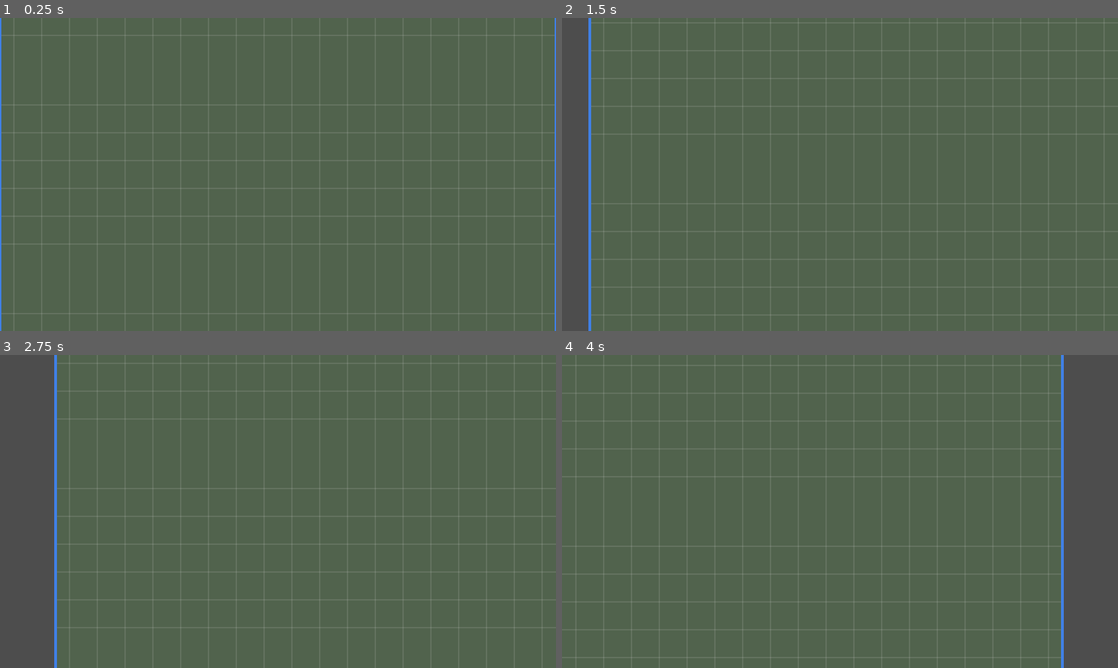
Above: before the commit, frames 1-4 (two rows, left to right).
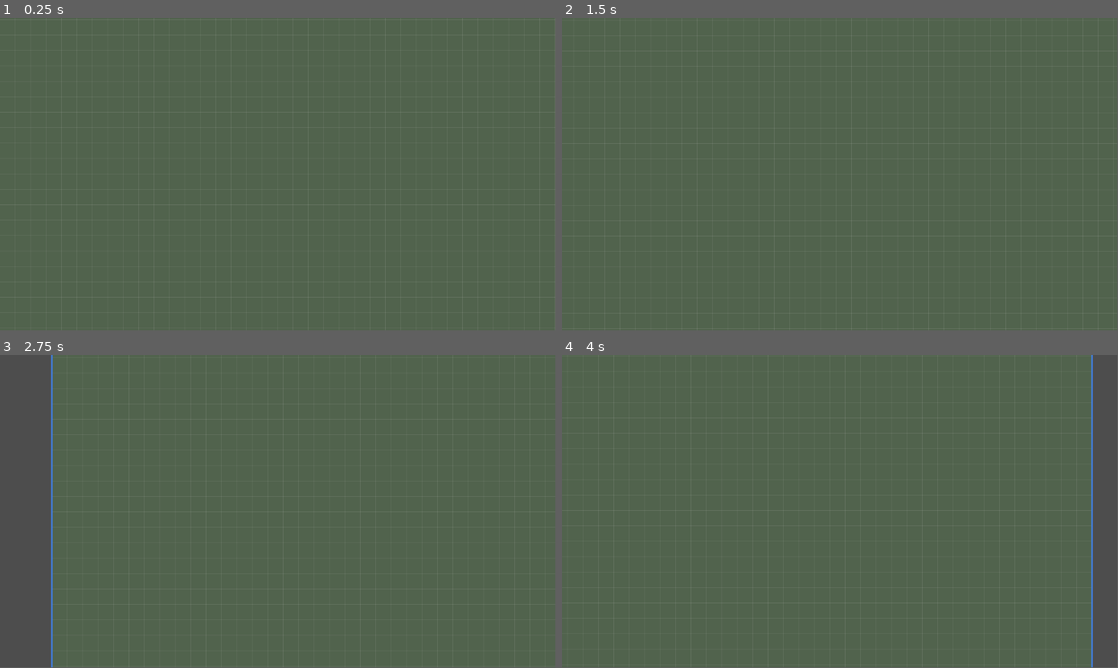
Above: after the commit, the same moments.

Repository: YazarKemal/ClashGame
Game: Godot game, scene res://scenes/main.tscn
Same seed, same stepped clock (60 frames per second), same inputs: the game is played once before the commit and once after it.
Inputs (mouse positions are in pixels of both pictures, inside the frame that each line leads up to):
- Up to frame 1 (0.25 s): no input
- Up to frame 2 (1.5 s): tap Enter at 0.5 s; move the mouse to (962, 158) at 0.52 s; click (962, 158) at 0.67 s; tap Space at 1.25 s; drag from (728, 190) to (812, 237) at 1.27 s
- Up to frame 3 (2.75 s): tap Enter at 2 s; move the mouse to (333, 442) at 2.02 s; click (333, 442) at 2.17 s
- Up to frame 4 (4 s): tap Space at 2.75 s; drag from (812, 574) to (673, 464) at 2.77 s; tap Enter at 3.5 s; move the mouse to (1006, 558) at 3.52 s; click (1006, 558) at 3.67 s
In our replay, the window is 800x450 before the commit and 799x449 after it. These sizes can differ from the game's own. Grey fills any space a smaller window leaves; there, only what the larger window draws over its background counts as a difference.

The runs differ from the first frame. In frame 1, 0.7% of the frame differs, in the area x 0-100%, y 0-100%; in frame 2, 1.2%; in frame 3, 1.1%; in frame 4, 1.5%, in the area x 2-96%, y 0-100%.
Error after the commit: Invalid access to property or key 'pressed' on a base object of type 'null instance'. (res://scripts/ui.gd:26)

Commit message:
feat: add building placement mechanic
Co-Authored-By: Claude Opus 4.7 <noreply@anthropic.com>

Diff:
--- a/project.godot
+++ b/project.godot
@@ -15,18 +15,5 @@
 [application]
 
 config/name="ClashGame"
-run/main_scene="res://scenes/main.tscn"
+run/main_scene="uid://bcmgmainvill0"
 config/features=PackedStringArray("4.7", "Mobile")
-
-[display]
-
-window/size/viewport_width=1280
-window/size/viewport_height=720
-window/stretch/mode="canvas_items"
-window/stretch/aspect="expand"
-window/handheld/orientation=0
-
-[input_devices]
-
-pointing/emulate_touch_from_mouse=true
-pointing/emulate_mouse_from_touch=true
--- /dev/null
+++ b/scenes/building.tscn
@@ -0,0 +1,15 @@
+[gd_scene load_steps=2 format=3]
+
+[ext_resource type="Script" path="res://scripts/building.gd" id="1_building"]
+
+[node name="Building" type="Node2D"]
+script = ExtResource("1_building")
+
+[node name="Body" type="Polygon2D" parent="."]
+color = Color(0.55, 0.6, 0.7, 1)
+
+[node name="Label" type="Label" parent="."]
+theme_override_colors/font_color = Color(1, 1, 1, 1)
+theme_override_font_sizes/font_size = 14
+horizontal_alignment = 1
+vertical_alignment = 1
--- a/scenes/main.tscn
+++ b/scenes/main.tscn
@@ -1,12 +1,21 @@
-[gd_scene load_steps=3 format=3 uid="uid://bcmgmainvill0"]
+[gd_scene load_steps=5 format=3 uid="uid://bcmgmainvill0"]
 
 [ext_resource type="Script" path="res://scripts/village_ground.gd" id="1_ground"]
 [ext_resource type="Script" path="res://scripts/touch_camera.gd" id="2_touchcam"]
+[ext_resource type="Script" path="res://scripts/building_manager.gd" id="3_manager"]
+[ext_resource type="Script" path="res://scripts/ui.gd" id="4_ui"]
 
 [node name="Main" type="Node2D"]
 
 [node name="VillageGround" type="Node2D" parent="."]
 script = ExtResource("1_ground")
 
+[node name="BuildingManager" type="Node2D" parent="."]
+script = ExtResource("3_manager")
+
 [node name="Camera2D" type="Camera2D" parent="."]
 script = ExtResource("2_touchcam")
+
+[node name="UI" type="CanvasLayer" parent="."]
+script = ExtResource("4_ui")
+manager_path = NodePath("../BuildingManager")
--- /dev/null
+++ b/scenes/ui.tscn
@@ -0,0 +1,45 @@
+[gd_scene load_steps=2 format=3]
+
+[ext_resource type="Script" path="res://scripts/ui.gd" id="1_ui"]
+
+[node name="UI" type="CanvasLayer"]
+script = ExtResource("1_ui")
+
+[node name="BuildButton" type="Button" parent="."]
+anchors_preset = 2
+anchor_top = 1.0
+anchor_bottom = 1.0
+offset_left = 16.0
+offset_top = -72.0
+offset_right = 180.0
+offset_bottom = -16.0
+grow_vertical = 0
+text = "İnşa Et"
+
+[node name="ConfirmButton" type="Button" parent="."]
+anchors_preset = 3
+anchor_left = 1.0
+anchor_top = 1.0
+anchor_right = 1.0
+anchor_bottom = 1.0
+offset_left = -200.0
+offset_top = -72.0
+offset_right = -120.0
+offset_bottom = -16.0
+grow_horizontal = 0
+grow_vertical = 0
+text = "✓"
+
+[node name="CancelButton" type="Button" parent="."]
+anchors_preset = 3
+anchor_left = 1.0
+anchor_top = 1.0
+anchor_right = 1.0
+anchor_bottom = 1.0
+offset_left = -110.0
+offset_top = -72.0
+offset_right = -16.0
+offset_bottom = -16.0
+grow_horizontal = 0
+grow_vertical = 0
+text = "✕"
--- /dev/null
+++ b/scripts/building.gd
@@ -0,0 +1,61 @@
+extends Node2D
+class_name Building
+
+enum State { PREVIEW, PLACED }
+
+const VALID_COLOR := Color(0.3, 0.9, 0.3, 0.75)
+const INVALID_COLOR := Color(0.9, 0.3, 0.3, 0.75)
+
+## Occupied footprint size in grid cells (N x N).
+@export var grid_size := 2
+## Display name shown on the building.
+@export var building_name := "Building"
+
+var state := State.PLACED
+var cell := Vector2i.ZERO
+
+var _base_color := Color(0.55, 0.6, 0.7, 1.0)
+
+@onready var _body: Polygon2D = $Body
+@onready var _label: Label = $Label
+
+func _ready() -> void:
+	_label.text = building_name
+	_build_footprint()
+	_apply_state()
+
+## Builds the footprint polygon and label layout from grid_size.
+func _build_footprint() -> void:
+	var size := grid_size * GridConfig.TILE_SIZE
+	var half := size * 0.5
+	_body.polygon = PackedVector2Array([
+		Vector2(-half, -half),
+		Vector2(half, -half),
+		Vector2(half, half),
+		Vector2(-half, half),
+	])
+	_label.position = Vector2(-half, -half)
+	_label.size = Vector2(size, size)
+
+func _apply_state() -> void:
+	_body.color = _base_color
+	modulate.a = 1.0 if state == State.PLACED else 0.7
+
+## Sets the preview footprint centered on cell (top-left) and tints it
+## green when valid, red when not.
+func set_preview(c: Vector2i, valid: bool) -> void:
+	state = State.PREVIEW
+	position = _cell_center(c)
+	_body.color = VALID_COLOR if valid else INVALID_COLOR
+	modulate.a = 0.7
+
+## Locks the building onto cell (top-left) and marks it built.
+func place_at(c: Vector2i) -> void:
+	cell = c
+	state = State.PLACED
+	position = _cell_center(c)
+	_apply_state()
+
+func _cell_center(c: Vector2i) -> Vector2:
+	return GridConfig.cell_to_world(c.x, c.y) \
+			+ Vector2(grid_size * GridConfig.TILE_SIZE, grid_size * GridConfig.TILE_SIZE) * 0.5
--- /dev/null
+++ b/scripts/building_manager.gd
@@ -0,0 +1,81 @@
+extends Node2D
+class_name BuildingManager
+
+## Tracks occupied grid cells and drives the building placement flow.
+
+signal placement_started
+signal placement_ended(success: bool)
+
+var occupied: Dictionary = {}  # Vector2i -> true
+
+var placing := false
+var _preview: Building = null
+var _preview_cell := Vector2i.ZERO
+
+func is_cell_free(c: Vector2i) -> bool:
+	return not occupied.has(c)
+
+## True if an NxN footprint with top-left `cell` fits on the map and all of
+## its cells are free.
+func can_place_at(cell_top_left: Vector2i, grid_size: int) -> bool:
+	for dx in range(grid_size):
+		for dy in range(grid_size):
+			var c := cell_top_left + Vector2i(dx, dy)
+			if c.x < 0 or c.y < 0 \
+					or c.x >= GridConfig.GRID_SIZE or c.y >= GridConfig.GRID_SIZE:
+				return false
+			if occupied.has(c):
+				return false
+	return true
+
+func start_placement(building_scene: PackedScene, building_name: String, grid_size: int) -> void:
+	if placing:
+		cancel_placement()
+	var b: Building = building_scene.instantiate()
+	b.building_name = building_name
+	b.grid_size = grid_size
+	add_child(b)
+	_preview = b
+	_preview_cell = GridConfig.world_to_cell(get_global_mouse_position())
+	placing = true
+	_apply_preview_validity()
+	placement_started.emit()
+
+func confirm_placement() -> bool:
+	if not placing or _preview == null:
+		return false
+	if not can_place_at(_preview_cell, _preview.grid_size):
+		return false
+	_place_preview()
+	placing = false
+	_preview = null
+	placement_ended.emit(true)
+	return true
+
+func cancel_placement() -> void:
+	if not placing:
+		return
+	_preview.queue_free()
+	_preview = null
+	placing = false
+	placement_ended.emit(false)
+
+func _process(_delta: float) -> void:
+	if not placing or _preview == null:
+		return
+	var cell := GridConfig.world_to_cell(get_global_mouse_position())
+	if cell != _preview_cell:
+		_preview_cell = cell
+		_apply_preview_validity()
+
+func _apply_preview_validity() -> void:
+	if _preview == null:
+		return
+	_preview.set_preview(_preview_cell, can_place_at(_preview_cell, _preview.grid_size))
+
+func _place_preview() -> void:
+	var b := _preview
+	b.place_at(_preview_cell)
+	for dx in range(b.grid_size):
+		for dy in range(b.grid_size):
+			occupied[b.cell + Vector2i(dx, dy)] = true
--- /dev/null
+++ b/scripts/grid_config.gd
@@ -0,0 +1,22 @@
+class_name GridConfig
+## Shared village grid constants and world<->cell helpers.
+
+const GRID_SIZE := 40
+const TILE_SIZE := 32.0
+
+# World-space rect of the whole grid, centered on the origin.
+const GRID_RECT := Rect2(-(GRID_SIZE * TILE_SIZE) / 2.0,
+		-(GRID_SIZE * TILE_SIZE) / 2.0,
+		GRID_SIZE * TILE_SIZE,
+		GRID_SIZE * TILE_SIZE)
+
+## World position of a cell's top-left corner.
+static func cell_to_world(gx: int, gy: int) -> Vector2:
+	return Vector2(GRID_RECT.position.x + gx * TILE_SIZE,
+			GRID_RECT.position.y + gy * TILE_SIZE)
+
+## Grid cell containing a world point.
+static func world_to_cell(world: Vector2) -> Vector2i:
+	var gx := int(floor((world.x - GRID_RECT.position.x) / TILE_SIZE))
+	var gy := int(floor((world.y - GRID_RECT.position.y) / TILE_SIZE))
+	return Vector2i(gx, gy)
--- /dev/null
+++ b/scripts/ui.gd
@@ -0,0 +1,39 @@
+extends CanvasLayer
+
+## Top-layer UI: the Build button starts placement; while placing, the
+## Confirm/Cancel buttons appear in the bottom-right corner.
+
+const DEFENSE_TOWER_SCENE: PackedScene = preload("res://scenes/building.tscn")
+const DEFENSE_TOWER_NAME := "Savunma Kulesi"
+const DEFENSE_TOWER_SIZE := 2
+
+@export var manager_path: NodePath
+
+var manager: BuildingManager
+
+@onready var build_button: Button = $BuildButton
+@onready var confirm_button: Button = $ConfirmButton
+@onready var cancel_button: Button = $CancelButton
+
+func _ready() -> void:
+	manager = get_node(manager_path)
+	manager.placement_started.connect(func() -> void:
+		confirm_button.show()
+		cancel_button.show())
+	manager.placement_ended.connect(func(_success: bool) -> void:
+		confirm_button.hide()
+		cancel_button.hide())
+	build_button.pressed.connect(_on_build_pressed)
+	confirm_button.pressed.connect(_on_confirm_pressed)
+	cancel_button.pressed.connect(_on_cancel_pressed)
+	confirm_button.hide()
+	cancel_button.hide()
+
+func _on_build_pressed() -> void:
+	manager.start_placement(DEFENSE_TOWER_SCENE, DEFENSE_TOWER_NAME, DEFENSE_TOWER_SIZE)
+
+func _on_confirm_pressed() -> void:
+	manager.confirm_placement()
+
+func _on_cancel_pressed() -> void:
+	manager.cancel_placement()
Not shown, added: scripts/touch_camera.gd.uid
Not shown, added: scripts/village_ground.gd.uid
